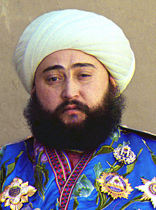
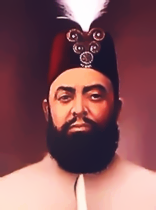
Revision of a layered 156×210 image; what changed, layer by layer:
renamed "Ebene 23 Kopie 2" to "Ebene 24", moved it above "Ebene 22 Kopie 2", painted on it over (x1=0, y1=0, x2=156, y2=210)
showed "Ebene 22 Kopie 2", moved it above "Ebene 23", painted on it over (x1=0, y1=0, x2=156, y2=210)
removed layer "Ebene 22" over (x1=0, y1=0, x2=156, y2=210)
